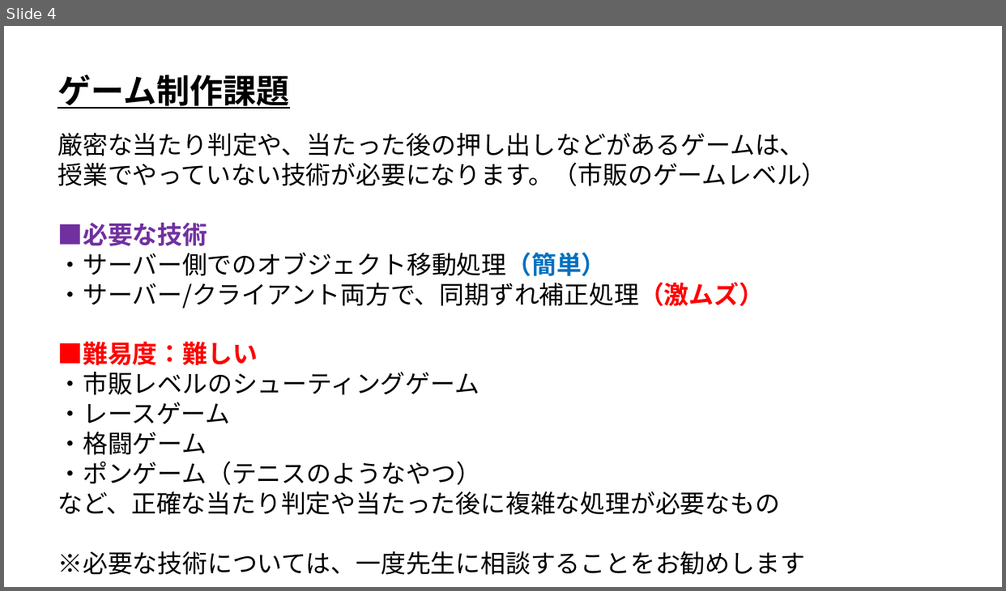
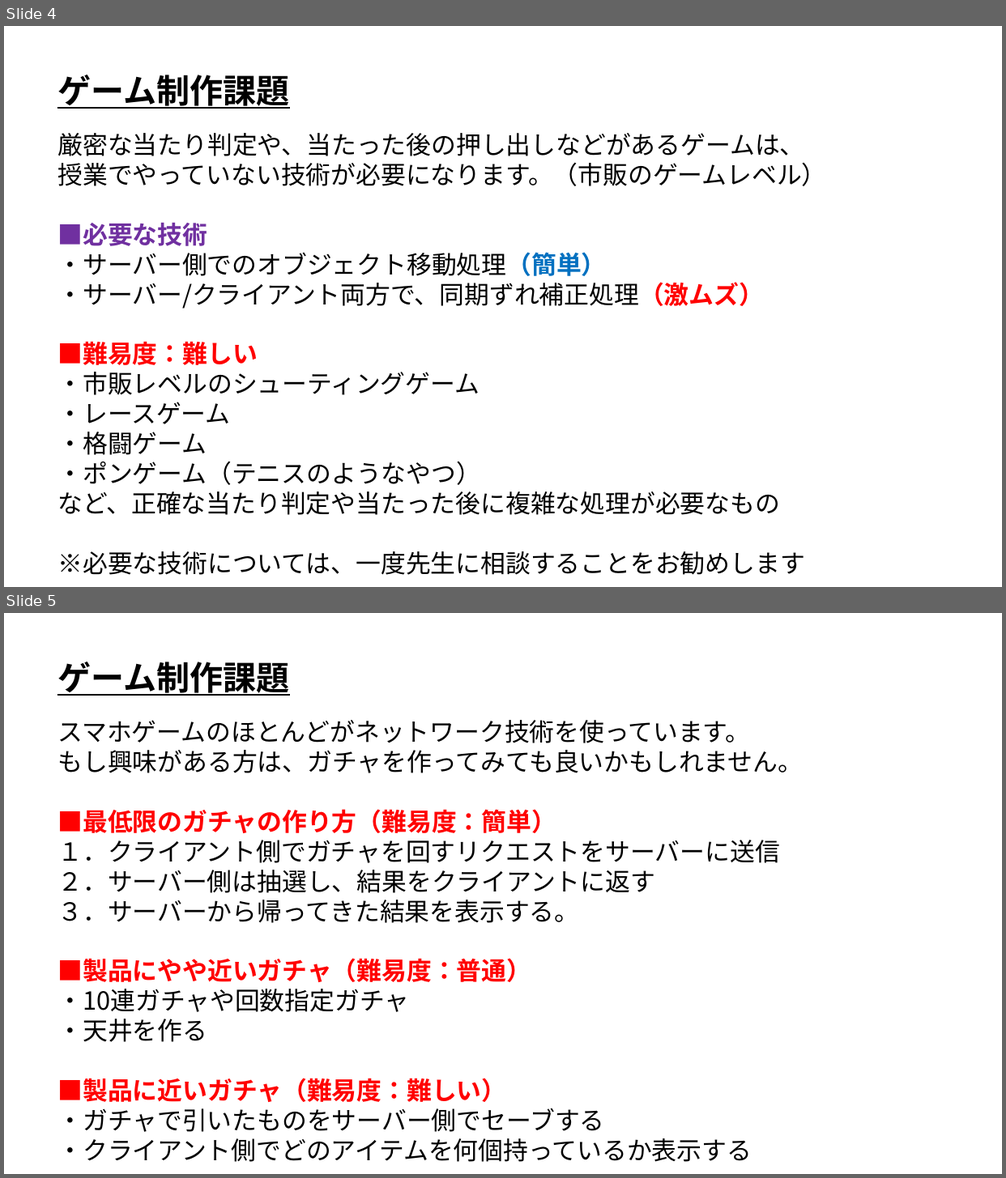
Before and after one commit to ArakiYusuke-Ohara/Textbook, a slide deck: ゲーム科3年/00_前期/オンラインゲームプログラミングⅠ/13_ゲーム制作課題.pptx. Shown one above the other, each under a label of ours: slide 4 before the commit, slides 4 and 5 after it. The pictures are 1006x591 and 1006x1178 pixels, drawn with LibreOffice and Linux fonts; fonts in the diff are those of the drawing. Boxes give left, top, right and bottom in pixels: in the first picture for what was removed or moved away, otherwise in the second. Text is boxed around its words. In the diff, an @@ line names an element or a change of style, - is before the commit and + after.

Commit message:
スライド作成

```diff
--- a/ゲーム科3年/00_前期/オンラインゲームプログラミングⅠ/13_ゲーム制作課題.pptx
+++ b/ゲーム科3年/00_前期/オンラインゲームプログラミングⅠ/13_ゲーム制作課題.pptx
@@ slide 5 added at (4, 613, 1002, 1174), background #FFFFFF @@
@@ text added at (57, 662, 289, 696), 32 pt, text #000000, bold, underline @@
+ゲーム制作課題
@@ text added at (57, 720, 803, 1162), 24 pt, text #000000 @@
+スマホゲームのほとんどがネットワーク技術を使っています。
+もし興味がある方は、ガチャを作ってみても良いかもしれません。
+■最低限のガチャの作り方（難易度：簡単）
+１．クライアント側でガチャを回すリクエストをサーバーに送信
+２．サーバー側は抽選し、結果をクライアントに返す
+３．サーバーから帰ってきた結果を表示する。
+■製品にやや近いガチャ（難易度：普通）
+・10連ガチャや回数指定ガチャ
+・天井を作る
+■製品に近いガチャ（難易度：難しい）
+・ガチャで引いたものをサーバー側でセーブする
+・クライアント側でどのアイテムを何個持っているか表示する
```
Also in this commit, not shown: 1 slide changed, 1 other file.
